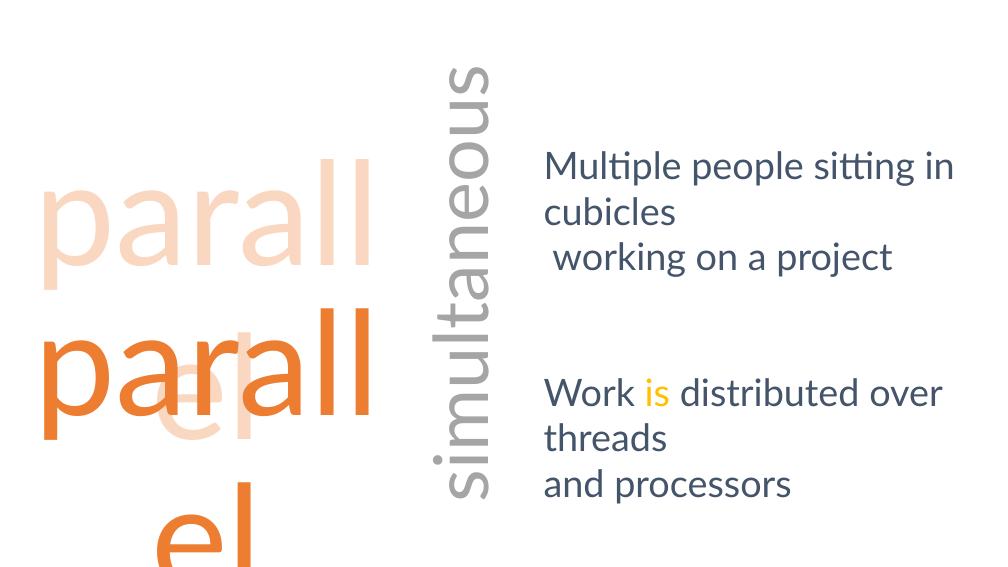
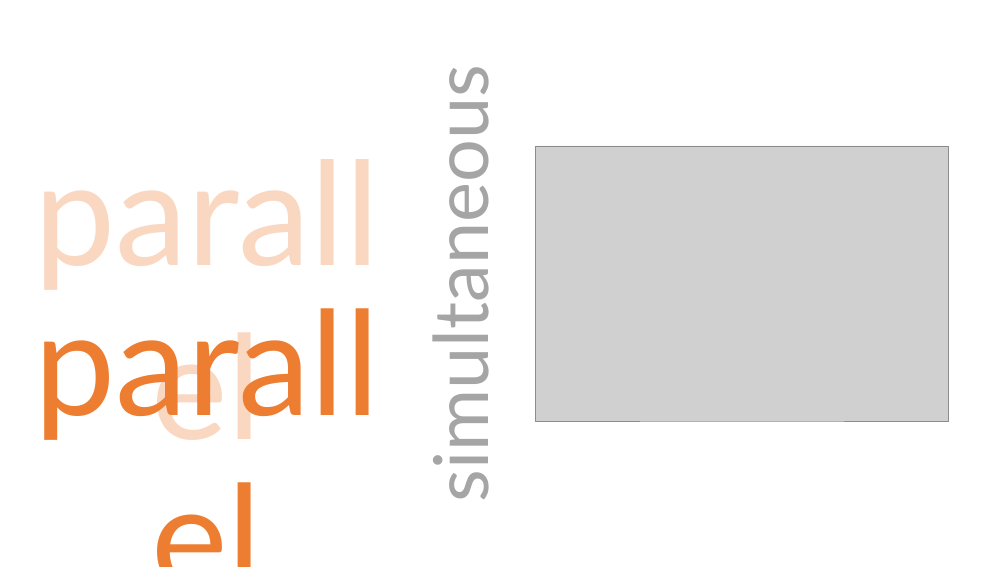
Before and after one commit to danielmarbach/02-25-2016-AsyncWebinar, a slide deck: slide 4 of webinar.pptx. Drawn at 1008x567 pixels with LibreOffice and Linux fonts; fonts in the diff are those of the drawing; grey boxes stand for pictures. Boxes give left, top, right and bottom in pixels: in the first picture for what was removed or moved away, otherwise in the second. Text is boxed around its words. In the diff, an @@ line names an element or a change of style, - is before the commit and + after.

```diff
--- a/webinar.pptx
+++ b/webinar.pptx
@@ picture added at [536, 146, 949, 421] @@
@@ text removed at [544, 151, 955, 504] @@
-Multiple people sitting in cubicles
-working on a project
-Work is distributed over threads
-and processors
```
Also in this commit, not shown: 5 other slides changed, 4 slides added, 3 slides removed.
